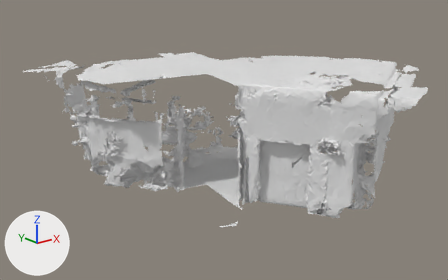
An edit to the OBJ model src/unity/unity-vision-demo/Assets/HoloToolkit/SpatialMapping/Tests/Support/SRMesh.obj, drawn before and after from the same camera.
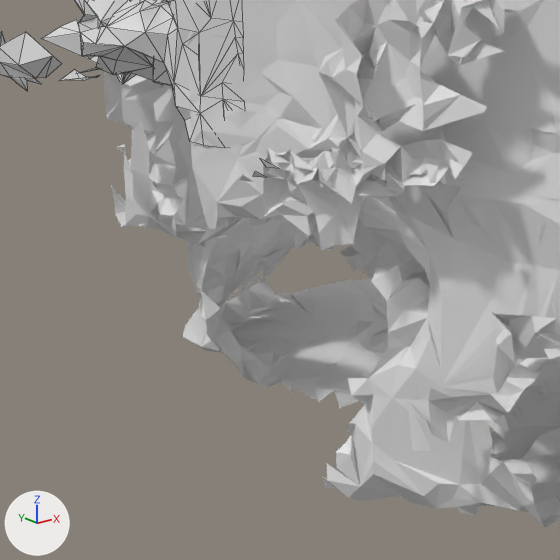
The first picture shows the older version from a camera (50 mm lens) standing at (-10.55, -9.44, 4.47) and looking at (-1.45, 1.93, -0.08). The close-ups show both versions on the part from 16% to 28% of the width and 49% to 68% of the height of that picture; other places that the commit changed are outside them. The lights are fixed; the arrows at lower left show +X, +Y and +Z. The close-ups show mesh edges as thin lines. Where no turn or scale is listed for an object, it has been applied to the vertices.
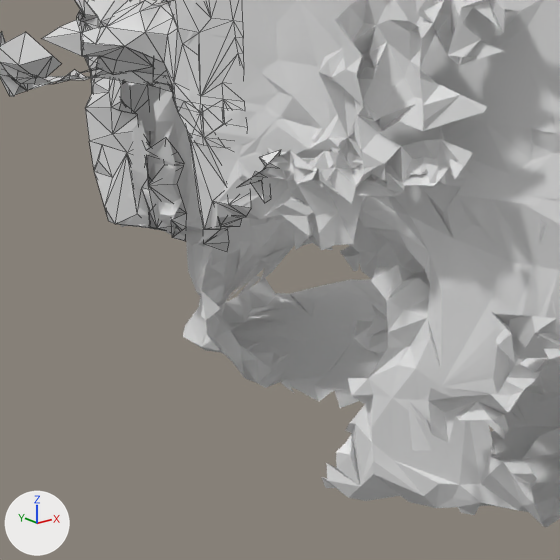
Where the change shows, as pixel boxes [x1, y1, x2, y2] in the close-ups (560 x 560 px):
'Object.18', added: after [0, 9, 281, 251]

The change in detail:
Mesh me_object_18 is new.
It has 294 vertices, 399 faces and spans x -4.353..-3.86, y 3.376..4.586, z -0.726..-0.189.
Object 'Object.18' (ob_object_18) is new; it shows me_object_18.
Its location is (0.0, 0.0, 0.0).
